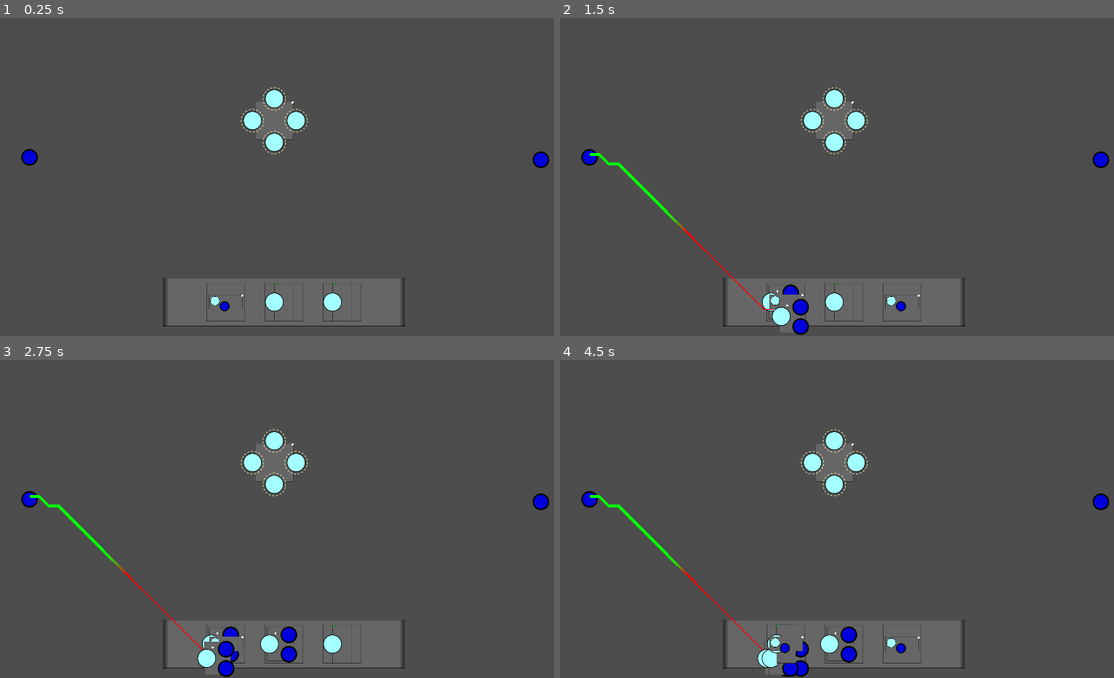
Above: before the commit, frames 1-4 (two rows, left to right).
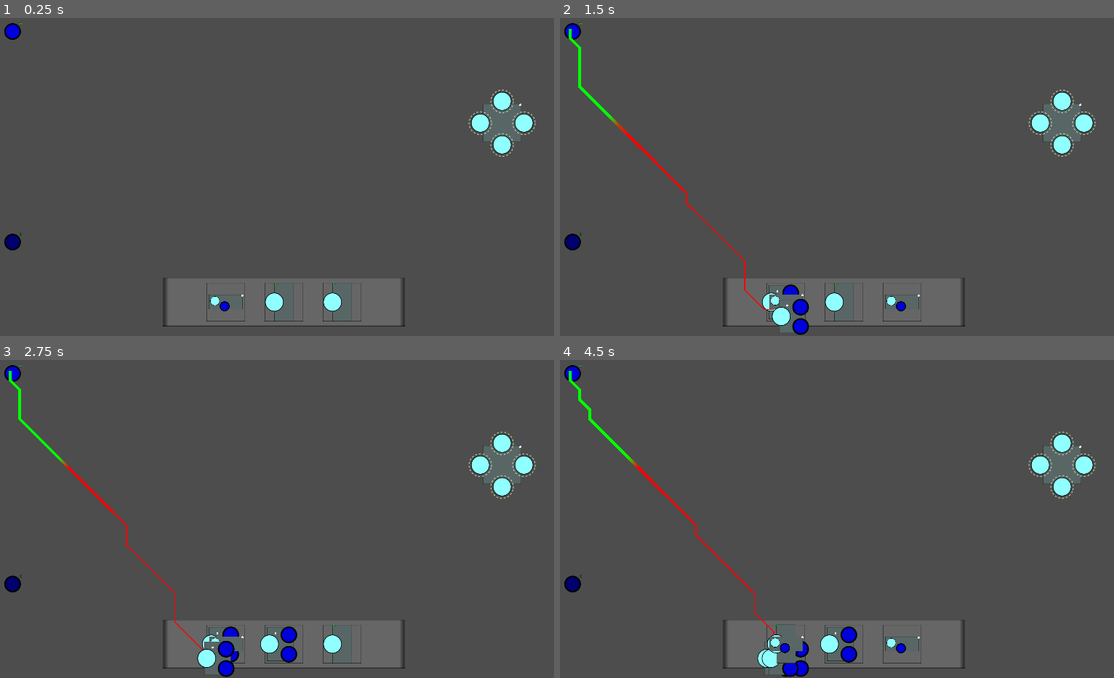
Above: after the commit, the same moments.

Repository: BinRoot/ludum-dare-55
Game: Godot game, scene res://Scenes/demo_level.tscn
The game is run twice, just before and just after one commit, with the same random seed, the same clock (stepped at 60 frames per second) and the same inputs.
Inputs (mouse positions are in pixels of both pictures, inside the frame that each line leads up to):
- Up to frame 1 (0.25 s): no input
- Up to frame 2 (1.5 s): move the mouse to (787, 301) at 0.52 s; click (787, 301) at 0.67 s; tap Enter at 1.25 s; click (787, 301) at 1.42 s
- Up to frame 3 (2.75 s): tap Space at 2 s; move the mouse to (210, 643) at 2.02 s; click (210, 643) at 2.17 s
- Up to frame 4 (4.5 s): tap Enter at 2.75 s; move the mouse to (787, 643) at 2.77 s; click (787, 643) at 2.92 s; move the mouse to (776, 643) at 3.52 s; click (776, 643) at 3.67 s; move the mouse to (787, 643) at 4.27 s; click (787, 643) at 4.42 s

The runs differ from the first frame. In frame 1, 3.1% of the frame differs, in the area x 0-100%, y 1-88%; in frame 2, 3.7%; in frame 3, 3.7%; in frame 4, 3.8%, in the area x 0-100%, y 1-92%.

Commit message:
improving mechanics

Diff:
--- a/src/Scenes/Box/box_1x_1o.gd
+++ b/src/Scenes/Box/box_1x_1o.gd
@@ -1,35 +1,13 @@
 extends Node2D
 signal power_core_clicked
 
-@onready var power_core1 = $PowerCore
-@onready var socket1 = $Socket
-@onready var box_light = $BoxLight
-@onready var inputs = [power_core1]
-@onready var outputs = [socket1]
-
-# derived by the inputs
-var is_powered = false
-
 @export var is_in_play = false
 @export var owned_by: Globals.PlayerID = Globals.PlayerID.NEUTRAL
+@onready var box_light = $BoxLight
+@onready var inputs = [$PowerCore]
+@onready var outputs = [$Socket]
 
-func _physics_process(_delta):
-	# all inputs must be consumed by a powered box for this box to be powered
-	is_powered = true
-	for pc in inputs:
-		if not pc.is_powered():
-			is_powered = false
-			break
-
-	if is_powered:
-		box_light.turn_on()
-	else:
-		box_light.turn_off()
-
+var is_powered = false
 
 func _on_power_core_clicked(pc):
 	emit_signal("power_core_clicked", pc)
-
-
-func _on_turret_area_entered(area):
-	prints(area, area.get_parent())
--- a/src/Scenes/Box/box_1x_1o.tscn
+++ b/src/Scenes/Box/box_1x_1o.tscn
@@ -6,6 +6,7 @@
 [ext_resource type="PackedScene" uid="uid://h8w63a0c5vto" path="res://Scenes/socket.tscn" id="4_6527m"]
 [ext_resource type="PackedScene" uid="uid://cwhmux7f5qpgq" path="res://Scenes/box_light.tscn" id="5_bbqdh"]
 [ext_resource type="PackedScene" uid="uid://de33n744aur27" path="res://Scenes/turret.tscn" id="6_illbt"]
+[ext_resource type="PackedScene" uid="uid://dp0u3h78lgniu" path="res://Scenes/box_engine.tscn" id="7_o1gkd"]
 
 [sub_resource type="RectangleShape2D" id="RectangleShape2D_ngddi"]
 size = Vector2(112, 48)
@@ -61,4 +62,6 @@
 [node name="Turret" parent="." instance=ExtResource("6_illbt")]
 position = Vector2(32, 0)
 
+[node name="BoxEngine" parent="." instance=ExtResource("7_o1gkd")]
+
 [connection signal="clicked" from="PowerCore" to="." method="_on_power_core_clicked"]
--- a/src/Scenes/Box/box_2o.gd
+++ b/src/Scenes/Box/box_2o.gd
@@ -1,32 +1,13 @@
 extends Node2D
 signal power_core_clicked
 
-@onready var power_core1 = $PowerCore
-@onready var socket1 = $Socket
-@onready var socket2 = $Socket2
-@onready var box_light = $BoxLight
-@onready var inputs = [power_core1]
-@onready var outputs = [socket1, socket2]
-
-# derived by the inputs
-var is_powered = false
-
 @export var is_in_play = false
 @export var owned_by: Globals.PlayerID = Globals.PlayerID.NEUTRAL
+@onready var box_light = $BoxLight
+@onready var inputs = [$PowerCore]
+@onready var outputs = [$Socket, $Socket2]
 
-func _physics_process(_delta):
-	# all inputs must be consumed by a powered box for this box to be powered
-	is_powered = true
-	for pc in inputs:
-		if not pc.is_powered():
-			is_powered = false
-			break
-
-	if is_powered:
-		box_light.turn_on()
-	else:
-		box_light.turn_off()
-
+var is_powered = false
 
 func _on_power_core_clicked(pc):
 	emit_signal("power_core_clicked", pc)
--- a/src/Scenes/Box/box_2o.tscn
+++ b/src/Scenes/Box/box_2o.tscn
@@ -1,10 +1,11 @@
-[gd_scene load_steps=7 format=3 uid="uid://cf5jsq4i8dlbq"]
+[gd_scene load_steps=8 format=3 uid="uid://cf5jsq4i8dlbq"]
 
 [ext_resource type="Texture2D" uid="uid://bdha7jcq2l4hm" path="res://Assets/gray_box.svg" id="1_0w2md"]
 [ext_resource type="Script" path="res://Scenes/Box/box_2o.gd" id="1_vh11e"]
 [ext_resource type="PackedScene" uid="uid://h8w63a0c5vto" path="res://Scenes/socket.tscn" id="2_wimwf"]
 [ext_resource type="PackedScene" uid="uid://bsbem8bswoigv" path="res://Scenes/power_core.tscn" id="3_ti4da"]
 [ext_resource type="PackedScene" uid="uid://cwhmux7f5qpgq" path="res://Scenes/box_light.tscn" id="5_f2yuu"]
+[ext_resource type="PackedScene" uid="uid://dp0u3h78lgniu" path="res://Scenes/box_engine.tscn" id="6_jqvuu"]
 
 [sub_resource type="RectangleShape2D" id="RectangleShape2D_s4o1p"]
 size = Vector2(88, 112)
@@ -43,4 +44,6 @@
 position = Vector2(20, 48)
 shape = SubResource("RectangleShape2D_s4o1p")
 
+[node name="BoxEngine" parent="." instance=ExtResource("6_jqvuu")]
+
 [connection signal="clicked" from="PowerCore" to="." method="_on_power_core_clicked"]
--- a/src/Scenes/Box/box_2x.gd
+++ b/src/Scenes/Box/box_2x.gd
@@ -1,24 +1,12 @@
 extends Node2D
-
-@onready var power_core = $PowerCore
-
-@onready var inputs = [power_core]
-@onready var outputs = []
-
-# derived by the inputs
-var is_powered = true
+signal power_core_clicked
 
 @export var is_in_play = false
 @export var owned_by: Globals.PlayerID = Globals.PlayerID.NEUTRAL
+@onready var inputs = [$PowerCore]
+@onready var outputs = []
 
-func _physics_process(_delta):
-	# all inputs must be consumed by a powered box for this box to be powered
-	is_powered = true
-	for input in inputs:
-		var input_source_box = input.consumed_by
-		if input_source_box == null:
-			is_powered = false
-			break
-		elif not input_source_box.is_powered:
-			is_powered = false
-			break
+var is_powered = true
+
+func _on_power_core_clicked(pc):
+	emit_signal("power_core_clicked", pc)
--- a/src/Scenes/Box/box_2x.tscn
+++ b/src/Scenes/Box/box_2x.tscn
@@ -1,10 +1,11 @@
-[gd_scene load_steps=7 format=3 uid="uid://bb2aeoc04jw1e"]
+[gd_scene load_steps=8 format=3 uid="uid://bb2aeoc04jw1e"]
 
 [ext_resource type="Texture2D" uid="uid://bdha7jcq2l4hm" path="res://Assets/gray_box.svg" id="1_1u8en"]
 [ext_resource type="Script" path="res://Scenes/Box/box_2x.gd" id="1_cmuwt"]
 [ext_resource type="PackedScene" uid="uid://bsbem8bswoigv" path="res://Scenes/power_core.tscn" id="2_cf2gn"]
 [ext_resource type="PackedScene" uid="uid://de33n744aur27" path="res://Scenes/turret.tscn" id="3_hpqyi"]
 [ext_resource type="PackedScene" uid="uid://cwhmux7f5qpgq" path="res://Scenes/box_light.tscn" id="4_33nvx"]
+[ext_resource type="PackedScene" uid="uid://dp0u3h78lgniu" path="res://Scenes/box_engine.tscn" id="6_erx1s"]
 
 [sub_resource type="RectangleShape2D" id="RectangleShape2D_kda83"]
 size = Vector2(64, 128)
@@ -37,3 +38,7 @@
 
 [node name="CollisionShape2D" type="CollisionShape2D" parent="Area2D"]
 shape = SubResource("RectangleShape2D_kda83")
+
+[node name="BoxEngine" parent="." instance=ExtResource("6_erx1s")]
+
+[connection signal="clicked" from="PowerCore" to="." method="_on_power_core_clicked"]
--- a/src/Scenes/Box/box_root.gd
+++ b/src/Scenes/Box/box_root.gd
@@ -1,24 +1,9 @@
 extends Node2D
-
-@onready var socket = $Socket
-
-@onready var inputs = []
-@onready var outputs = [socket]
-
-# derived by the inputs
-var is_powered = true
 
 @export var is_in_play = false
 @export var owned_by: Globals.PlayerID = Globals.PlayerID.NEUTRAL
+@onready var box_light = $BoxLight
+@onready var inputs = []
+@onready var outputs = [$Socket]
 
-func _physics_process(_delta):
-	# all inputs must be consumed by a powered box for this box to be powered
-	is_powered = true
-	for input in inputs:
-		var input_source_box = input.consumed_by
-		if input_source_box == null:
-			is_powered = false
-			break
-		elif not input_source_box.is_powered:
-			is_powered = false
-			break
+var is_powered = true
--- a/src/Scenes/Box/box_root.tscn
+++ b/src/Scenes/Box/box_root.tscn
@@ -1,9 +1,16 @@
-[gd_scene load_steps=3 format=3 uid="uid://bqquic1fte1jx"]
+[gd_scene load_steps=5 format=3 uid="uid://bqquic1fte1jx"]
 
 [ext_resource type="Script" path="res://Scenes/Box/box_root.gd" id="1_xh5wf"]
 [ext_resource type="PackedScene" uid="uid://h8w63a0c5vto" path="res://Scenes/socket.tscn" id="2_33ywh"]
+[ext_resource type="PackedScene" uid="uid://dp0u3h78lgniu" path="res://Scenes/box_engine.tscn" id="3_v5i5j"]
+[ext_resource type="PackedScene" uid="uid://cwhmux7f5qpgq" path="res://Scenes/box_light.tscn" id="4_ku7ij"]
 
 [node name="BoxRoot" type="Node2D"]
 script = ExtResource("1_xh5wf")
 
 [node name="Socket" parent="." instance=ExtResource("2_33ywh")]
+
+[node name="BoxEngine" parent="." instance=ExtResource("3_v5i5j")]
+
+[node name="BoxLight" parent="." instance=ExtResource("4_ku7ij")]
+position = Vector2(-10, -60)
--- a/src/Scenes/Box/box_summon_1.gd
+++ b/src/Scenes/Box/box_summon_1.gd
@@ -1,32 +1,13 @@
 extends Node2D
 signal power_core_clicked
 
-@onready var power_core1 = $PowerCore
-@onready var power_core2 = $PowerCore2
-@onready var power_core3 = $PowerCore3
-@onready var power_core4 = $PowerCore4
+@export var is_in_play = false
+@export var owned_by: Globals.PlayerID = Globals.PlayerID.NEUTRAL
 @onready var box_light = $BoxLight
-@onready var inputs = [power_core1, power_core2, power_core3, power_core4]
+@onready var inputs = [$PowerCore, $PowerCore2, $PowerCore3, $PowerCore4]
 @onready var outputs = []
 
-# derived by the inputs
 var is_powered = false
-
-@export var is_in_play = false
-@export var owned_by: Globals.PlayerID = Globals.PlayerID.NEUTRAL
-
-func _physics_process(_delta):
-	# all inputs must be consumed by a powered box for this box to be powered
-	is_powered = true
-	for pc in inputs:
-		if not pc.is_powered():
-			is_powered = false
-			break
-
-	if is_powered:
-		box_light.turn_on()
-	else:
-		box_light.turn_off()
 
 
 func _on_power_core_clicked(pc):
--- a/src/Scenes/Box/box_summon_1.tscn
+++ b/src/Scenes/Box/box_summon_1.tscn
@@ -1,9 +1,10 @@
-[gd_scene load_steps=6 format=3 uid="uid://u2soe1uj7krd"]
+[gd_scene load_steps=7 format=3 uid="uid://u2soe1uj7krd"]
 
 [ext_resource type="Texture2D" uid="uid://bdha7jcq2l4hm" path="res://Assets/gray_box.svg" id="1_jfbnm"]
 [ext_resource type="Script" path="res://Scenes/Box/box_summon_1.gd" id="1_l25rl"]
 [ext_resource type="PackedScene" uid="uid://bsbem8bswoigv" path="res://Scenes/power_core.tscn" id="2_2hajb"]
 [ext_resource type="PackedScene" uid="uid://cwhmux7f5qpgq" path="res://Scenes/box_light.tscn" id="3_lrco4"]
+[ext_resource type="PackedScene" uid="uid://dp0u3h78lgniu" path="res://Scenes/box_engine.tscn" id="5_ltebl"]
 
 [sub_resource type="RectangleShape2D" id="RectangleShape2D_sdbyb"]
 size = Vector2(128, 128)
@@ -43,6 +44,8 @@
 [node name="CollisionShape2D" type="CollisionShape2D" parent="Area2D"]
 shape = SubResource("RectangleShape2D_sdbyb")
 
+[node name="BoxEngine" parent="." instance=ExtResource("5_ltebl")]
+
 [connection signal="clicked" from="PowerCore" to="." method="_on_power_core_clicked"]
 [connection signal="clicked" from="PowerCore2" to="." method="_on_power_core_clicked"]
 [connection signal="clicked" from="PowerCore3" to="." method="_on_power_core_clicked"]
--- /dev/null
+++ b/src/Scenes/box_engine.gd
@@ -0,0 +1,45 @@
+extends Node2D
+
+
+
+# parent must be a box
+
+func _physics_process(_delta):
+	# all inputs must be consumed by a powered box for this box to be powered
+	get_parent().is_powered = true
+	for input in get_parent().inputs:
+		var input_source_box = input.consumed_by
+		if input_source_box == null:
+			get_parent().is_powered = false
+			break
+		elif not input_source_box.is_powered:
+			get_parent().is_powered = false
+			break
+	if 'box_light' in get_parent():
+			if get_parent().is_powered:
+				get_parent().box_light.turn_on()
+			else:
+				get_parent().box_light.turn_off()
+
+	if get_parent().inputs.size() > 0:
+		var num_p1 = 0
+		var num_com = 0
+		for input in get_parent().inputs:
+			if input.consumed_by != null:
+				if input.consumed_by.owned_by == Globals.PlayerID.P1:
+					num_p1 += 1
+				elif input.consumed_by.owned_by == Globals.PlayerID.COM1:
+					num_com += 1
+		if num_p1 > 0 and num_com == 0:
+			get_parent().owned_by = Globals.PlayerID.P1
+		elif num_com > 0 and num_p1 == 0:
+			get_parent().owned_by = Globals.PlayerID.COM1
+		else:
+			get_parent().owned_by = Globals.PlayerID.NEUTRAL
+
+	if get_parent().owned_by == Globals.PlayerID.P1:
+		get_parent().modulate = Color.WHITE
+	elif get_parent().owned_by == Globals.PlayerID.COM1:
+		get_parent().modulate = Color.LIGHT_CORAL
+	else:
+		get_parent().modulate = Color.LIGHT_CYAN
--- /dev/null
+++ b/src/Scenes/box_engine.tscn
@@ -0,0 +1,6 @@
+[gd_scene load_steps=2 format=3 uid="uid://dp0u3h78lgniu"]
+
+[ext_resource type="Script" path="res://Scenes/box_engine.gd" id="1_2jld0"]
+
+[node name="BoxEngine" type="Node2D"]
+script = ExtResource("1_2jld0")
--- a/src/Scenes/kernel.gd
+++ b/src/Scenes/kernel.gd
@@ -109,6 +109,8 @@
 	get_available_input(box).consumed_by = socket.get_box()
 	socket.line2d = line2d
 	socket.consumed_by = box
+	socket.get_box().owned_by = player_id
+	box.owned_by = player_id
 	box.is_in_play = true
 	refresh_sockets_array()
 	box.owned_by = player_id
@@ -260,6 +262,7 @@
 		prints('best placement: ', best_placement)
 		ai_selected_box.global_position = best_placement
 		ai_selected_box.is_in_play = true
+		ai_selected_box.connect("power_core_clicked", _on_power_core_clicked)
 		establish_connection(best_path, ai_selected_box, best_socket, Globals.PlayerID.COM1)
 	else:
 		prints('no placement found ')
--- a/src/Scenes/kernel.tscn
+++ b/src/Scenes/kernel.tscn
@@ -21,7 +21,16 @@
 mouse_filter = 2
 
 [node name="BoxRoot" parent="." instance=ExtResource("3_k6w42")]
-position = Vector2(192, 520)
+position = Vector2(136, 104)
+is_in_play = true
+
+[node name="BoxRoot2" parent="." instance=ExtResource("3_k6w42")]
+position = Vector2(136, 800)
+is_in_play = true
+owned_by = 1
+
+[node name="BoxSummon1" parent="." instance=ExtResource("4_5i6nd")]
+position = Vector2(1720, 376)
 is_in_play = true
 
 [node name="LineHolder" type="Node2D" parent="."]
@@ -29,17 +38,8 @@
 [node name="PowerCoreLine2D" type="Line2D" parent="LineHolder"]
 width_curve = SubResource("Curve_kq2lw")
 
-[node name="BoxSummon1" parent="." instance=ExtResource("4_5i6nd")]
-position = Vector2(968, 368)
-is_in_play = true
-
 [node name="GameOverChecker" type="Timer" parent="."]
 one_shot = true
-
-[node name="BoxRoot2" parent="." instance=ExtResource("3_k6w42")]
-position = Vector2(1880, 528)
-is_in_play = true
-owned_by = 1
 
 [connection signal="box_selected" from="Deck" to="." method="_on_deck_box_selected"]
 [connection signal="power_core_clicked" from="BoxSummon1" to="." method="_on_power_core_clicked"]
Not shown: 1 places in src/Scenes/Box/box_1x_1o.tscn that only renumber resources
